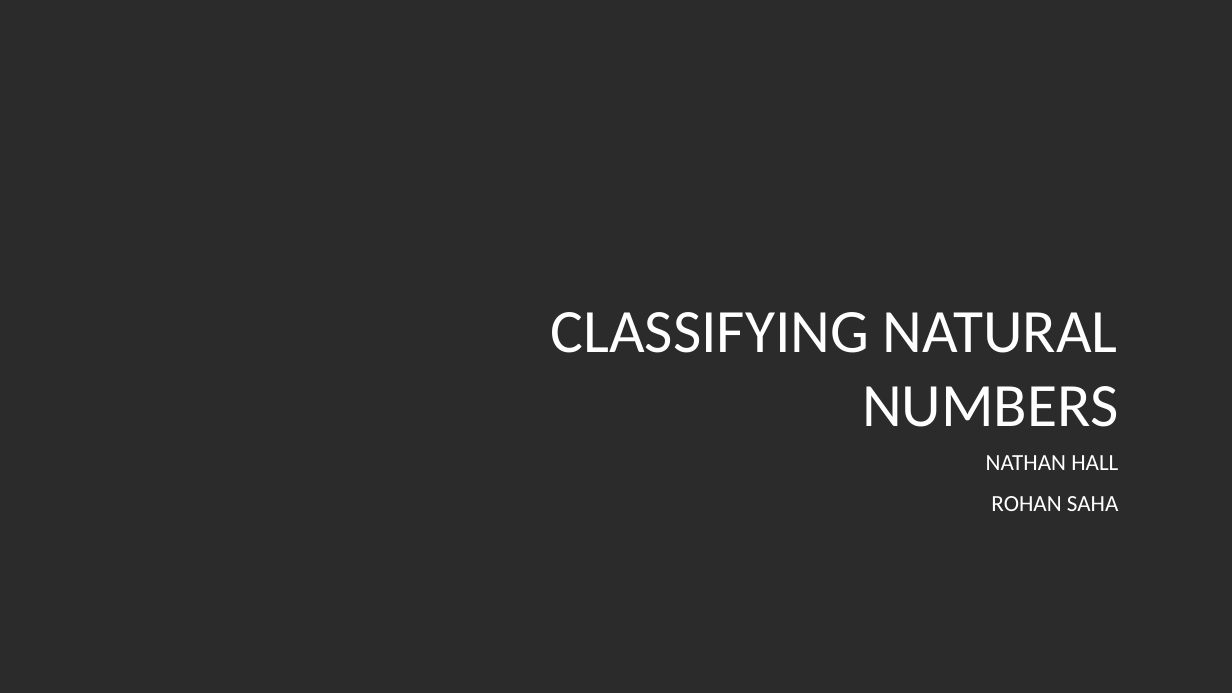
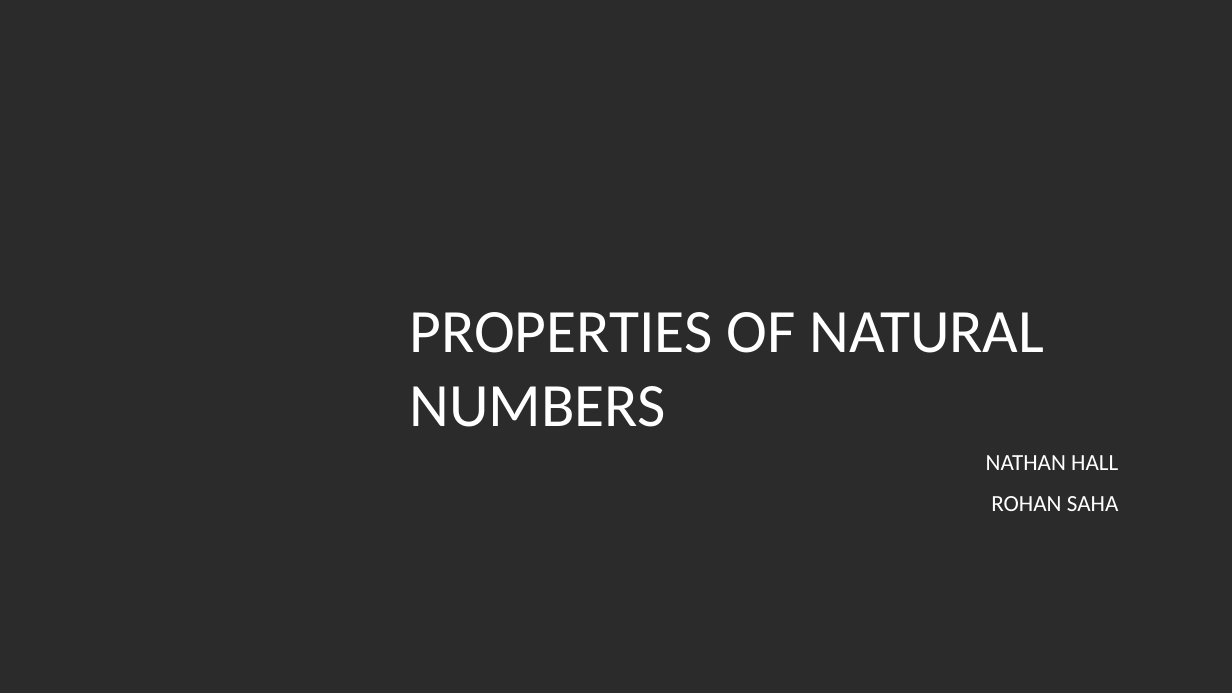
Before and after one commit to rohansaha/CSC-635-Data-Mining-, a slide deck: slide 1 of Classifying natural numbers.pptx. Drawn at 1232x693 pixels with LibreOffice and Linux fonts; fonts in the diff are those of the drawing; background and template pictures are left out; a plain dark background stands for a picture behind light text. Boxes give left, top, right and bottom in pixels: in the first picture for what was removed or moved away, otherwise in the second. Text is boxed around its words. In the diff, an @@ line names an element or a change of style, - is before the commit and + after.

```diff
--- a/Classifying natural numbers.pptx
+++ b/Classifying natural numbers.pptx
@@ text at bbox=[410, 312, 1045, 427]: text changed @@
-CLASSIFYING NATURAL NUMBERS
+PROPERTIES OF NATURAL NUMBERS
```
Also in this commit, not shown: 1 other slide changed, 6 slides added.
